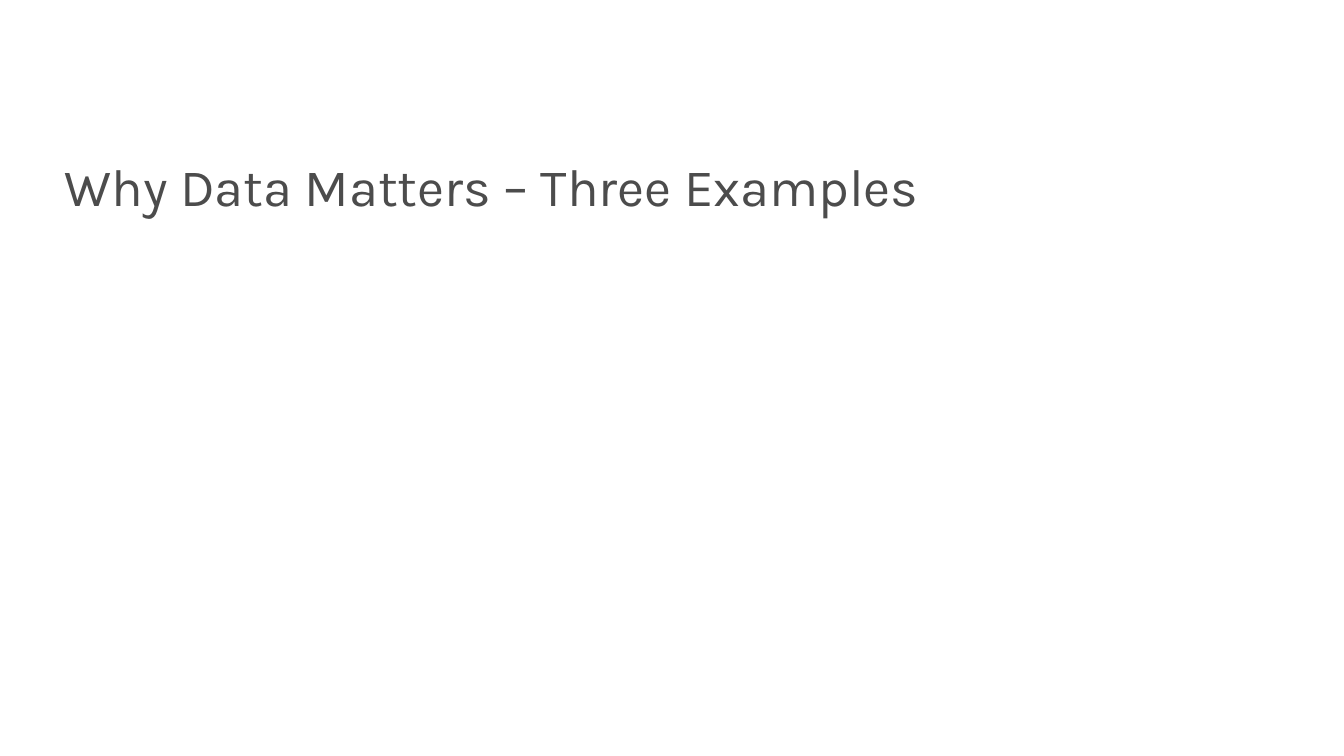
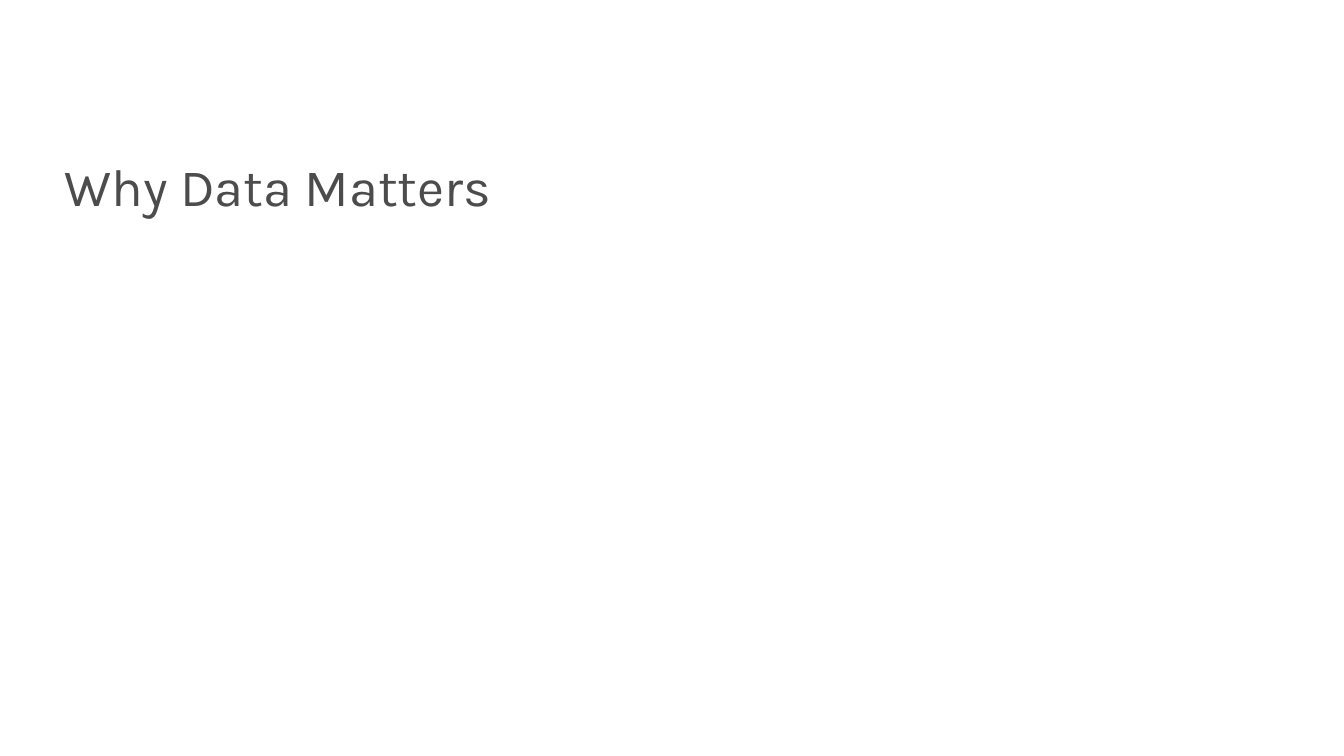
Before and after one commit to spencer-shadley/completed-class, a slide deck: slide 23 of 12-mysql/3-saturday-big-data-mysql/big-data/lecture.pptx (slide 19 before the commit). Drawn at 1344x756 pixels with LibreOffice and Linux fonts; fonts in the diff are those of the drawing; background and template pictures are left out. Boxes give left, top, right and bottom in pixels: in the first picture for what was removed or moved away, otherwise in the second. Text is boxed around its words. In the diff, an @@ line names an element or a change of style, - is before the commit and + after.

```diff
--- a/12-mysql/3-saturday-big-data-mysql/big-data/lecture.pptx
+++ b/12-mysql/3-saturday-big-data-mysql/big-data/lecture.pptx
@@ title at [65,170,491,219]: text changed @@
-Why Data Matters – Three Examples
+Why Data Matters
```
Also in this commit, not shown: 30 other slides changed, 10 slides added, 6 slides removed.
